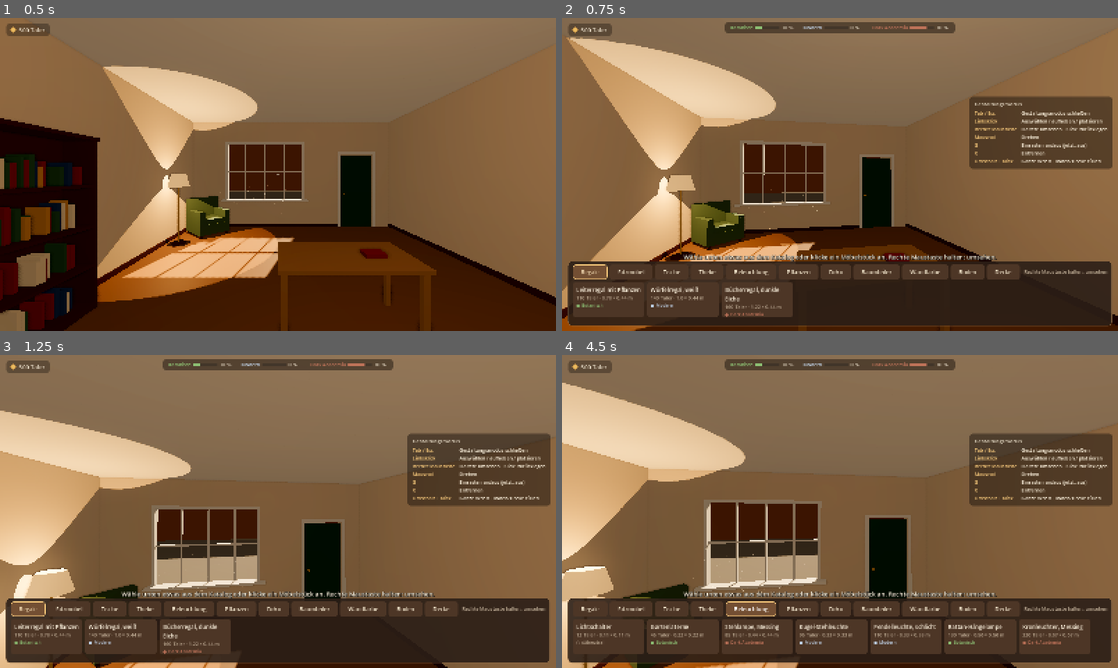
Above: before the commit, frames 1-4 (two rows, left to right).
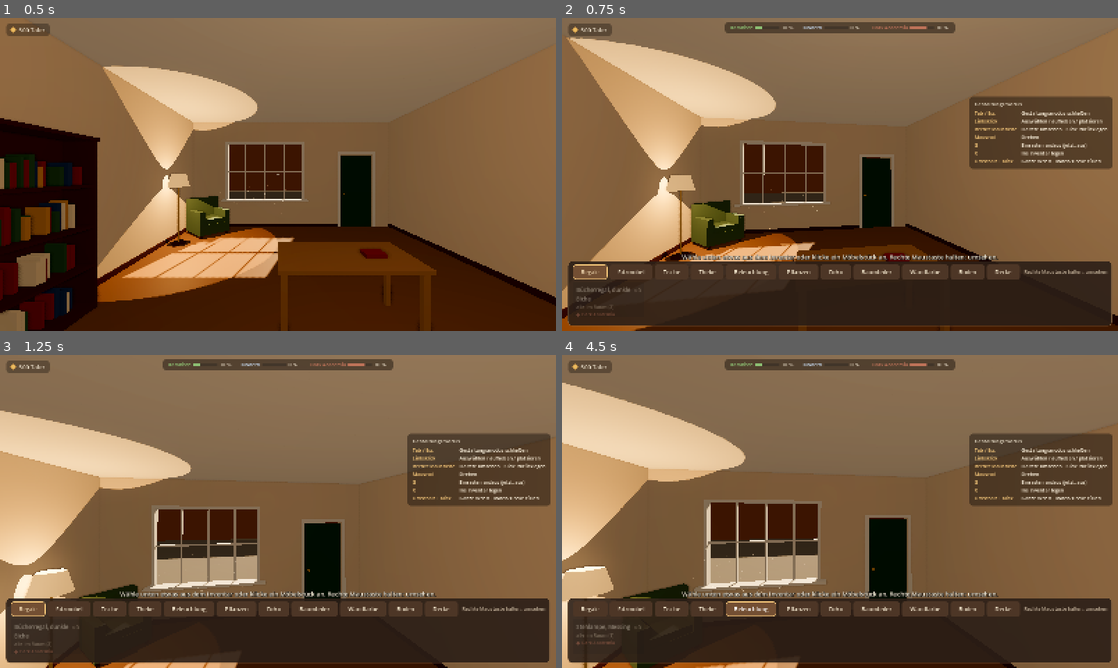
Above: after the commit, the same moments.

Repository: muschel99/Buecherei-Game
Game: Godot game, scene res://scenes/main.tscn
The game is run twice, just before and just after one commit, with the same random seed, the same clock (stepped at 60 frames per second) and the same inputs.
Inputs (mouse positions are in pixels of both pictures, inside the frame that each line leads up to):
- Up to frame 1 (0.5 s): no input
- Up to frame 2 (0.75 s): tap Enter at 0.5 s; move the mouse to (867, 174) at 0.52 s; hold W (move_forward) from 0.53 s (still down); hold Tab (toggle_build_mode) from 0.53 s (still down)
- Up to frame 3 (1.25 s): keep holding W (move_forward); keep holding Tab (toggle_build_mode); tap Space (jump) at 0.77 s
- Up to frame 4 (4.5 s): release W (move_forward) at 1.25 s; release Tab (toggle_build_mode) at 1.25 s; click "Regale" at 1.25 s; click "Sitzmöbel" at 2 s; click "Tische" at 2.75 s; click "Theke" at 3.5 s; click "Beleuchtung" at 4.25 s

Frame 1 is identical in both runs. In frame 2, 3.0% of the frame differs, in the area x 2-91%, y 42-96%; in frame 3, 3.3%; in frame 4, 9.3%, in the area x 2-95%, y 42-96%.

Commit message:
Inventar, Shop und Lieferung, Teil 2: Gestaltungsmodus wird zum Inventar
- Neues Autoload Inventory: Möbel mit Anzahl, Wandfarben/Böden/Decken unbegrenzt
- Unten erscheint nur, was mir gehört, mit Anzahl (×2); alle im Raum = ×0, ausgegraut
- Platzieren nimmt eins heraus, Aufheben und X legen es zurück (samt allem, was darauf steht)
- Möbel im Raum gehören zum Start mir; schlichte Startfarben und ein Boden
  (Häkchen owned_at_start im Datenblatt)
- Neues Datenfeld is_essential (fest zur Bücherei, z. B. für das Tablet)
- Inventar wird gespeichert; ältere Spielstände behalten ihre Farben

Co-Authored-By: Claude Opus 5.5 <noreply@anthropic.com>
Claude-Session: https://claude.ai/code/session_01Keur6F3CMQBeom8RpdfucG

Diff:
--- a/data/surfaces/ceiling_lime_white.tres
+++ b/data/surfaces/ceiling_lime_white.tres
@@ -11,3 +11,4 @@
 price = 30
 material = ExtResource("1_a7jr7")
 preview_color = Color(0.95, 0.94, 0.91, 1)
+owned_at_start = true
--- a/data/surfaces/ceiling_warm_white.tres
+++ b/data/surfaces/ceiling_warm_white.tres
@@ -10,3 +10,4 @@
 kind = 2
 material = ExtResource("1_jd8oc")
 preview_color = Color(0.9, 0.86, 0.78, 1)
+owned_at_start = true
--- a/data/surfaces/floor_oak_planks.tres
+++ b/data/surfaces/floor_oak_planks.tres
@@ -10,3 +10,4 @@
 kind = 1
 material = ExtResource("1_j6db7")
 preview_color = Color(0.46, 0.32, 0.21, 1)
+owned_at_start = true
--- a/data/surfaces/wall_fog_grey.tres
+++ b/data/surfaces/wall_fog_grey.tres
@@ -10,3 +10,4 @@
 price = 50
 material = ExtResource("1_cta5j")
 preview_color = Color(0.66, 0.67, 0.67, 1)
+owned_at_start = true
--- a/data/surfaces/wall_lime_white.tres
+++ b/data/surfaces/wall_lime_white.tres
@@ -10,3 +10,4 @@
 price = 50
 material = ExtResource("1_ifjfl")
 preview_color = Color(0.93, 0.92, 0.89, 1)
+owned_at_start = true
--- a/data/surfaces/wall_warm_plaster.tres
+++ b/data/surfaces/wall_warm_plaster.tres
@@ -9,3 +9,4 @@
 display_name = "Warmer Putz"
 material = ExtResource("1_sswhe")
 preview_color = Color(0.86, 0.77, 0.64, 1)
+owned_at_start = true
--- a/project.godot
+++ b/project.godot
@@ -24,6 +24,7 @@
 MenuStack="*res://scripts/autoload/menu_stack.gd"
 Settings="*res://scripts/autoload/settings.gd"
 Wallet="*res://scripts/autoload/wallet.gd"
+Inventory="*res://scripts/autoload/inventory.gd"
 
 [display]
 
--- a/scenes/ui/pause_menu.tscn
+++ b/scenes/ui/pause_menu.tscn
@@ -128,7 +128,7 @@
 text = "X"
 
 [node name="ActionRemove" type="Label" parent="ControlsPanel/VBox/KeyGrid"]
-text = "Im Gestaltungsmodus: Objekt entfernen"
+text = "Im Gestaltungsmodus: Objekt ins Inventar legen"
 
 [node name="KeyFps" type="Label" parent="ControlsPanel/VBox/KeyGrid"]
 theme_override_colors/font_color = Color(0.96, 0.78, 0.48, 1)
--- a/scripts/autoload/catalog.gd
+++ b/scripts/autoload/catalog.gd
@@ -1,5 +1,6 @@
 extends Node
-## Katalog aller Möbel, Wandfarben und Böden.
+## Katalog aller Möbel, Wandfarben und Böden (alles, was es im Spiel gibt).
+## Was man davon besitzt, steht im Inventar (Inventory), was man kaufen kann, im Shop.
 ##
 ## Dieses Autoload liest beim Spielstart alle Datenblätter aus den Ordnern
 ## data/furniture/ und data/surfaces/ ein. Im Code: Catalog.get_furniture("armchair_velvet").
@@ -28,6 +29,22 @@
 
 func get_surface(id: String) -> SurfaceData:
 	return _surfaces.get(id)
+
+
+## Alle Möbel-Datenblätter (auch gesperrte), sortiert nach Preis und Name.
+func get_all_furniture() -> Array[FurnitureData]:
+	var result: Array[FurnitureData] = []
+	result.assign(_furniture.values())
+	result.sort_custom(_sort_by_price_then_name)
+	return result
+
+
+## Alle Oberflächen-Datenblätter (auch gesperrte), sortiert nach Preis und Name.
+func get_all_surfaces() -> Array[SurfaceData]:
+	var result: Array[SurfaceData] = []
+	result.assign(_surfaces.values())
+	result.sort_custom(_sort_by_price_then_name)
+	return result
 
 
 ## Alle freigeschalteten Möbel einer Kategorie, sortiert nach Preis und Name.
--- /dev/null
+++ b/scripts/autoload/inventory.gd
@@ -0,0 +1,114 @@
+extends Node
+## Das Inventar: alles, was mir gehört und gerade nicht im Raum steht.
+##
+## - Möbel und Deko werden gezählt (z. B. "Bücherregal ×2"). Platzieren nimmt eins heraus,
+##   Aufheben oder Wegräumen (X) legt es wieder hinein.
+## - Wandfarben, Böden und Decken werden einmal gekauft und sind danach unbegrenzt da.
+##   Ein paar schlichte gibt es von Anfang an (Häkchen "Owned At Start" im Datenblatt).
+## Was im Raum steht, gehört mir natürlich auch – das zählt der Raum selbst (Room).
+## Im Code: Inventory.get_count("armchair_velvet"), Inventory.add_furniture(...).
+## Das Inventar wird mit dem Spielstand gespeichert (Gruppe "persist", siehe SaveManager).
+
+## Wird gesendet, wenn sich etwas im Inventar ändert.
+signal changed
+
+## Name im Spielstand.
+var save_key: String = "inventory"
+
+var _furniture: Dictionary = {}  # id -> Anzahl (nur Einträge mit Anzahl > 0)
+var _surfaces: Array[String] = []  # ids der Oberflächen, die mir gehören
+
+
+func _ready() -> void:
+	add_to_group(SaveManager.PERSIST_GROUP)
+	for surface in Catalog.get_all_surfaces():
+		if surface.owned_at_start:
+			_surfaces.append(surface.get_id())
+
+
+# --- Möbel und Deko ---
+
+## Wie viele davon liegen im Inventar (nicht aufgestellt)?
+func get_count(id: String) -> int:
+	return int(_furniture.get(id, 0))
+
+
+## Legt Möbel ins Inventar.
+func add_furniture(id: String, amount: int = 1) -> void:
+	if amount <= 0 or Catalog.get_furniture(id) == null:
+		return
+	_furniture[id] = get_count(id) + amount
+	_changed()
+
+
+## Nimmt Möbel aus dem Inventar (zum Aufstellen oder Verkaufen).
+## Liefert false (und ändert nichts), wenn nicht genug da ist.
+func take_furniture(id: String, amount: int = 1) -> bool:
+	if amount <= 0 or get_count(id) < amount:
+		return false
+	_furniture[id] = get_count(id) - amount
+	if _furniture[id] == 0:
+		_furniture.erase(id)
+	_changed()
+	return true
+
+
+## Alle Möbel, von denen mindestens eins im Inventar liegt (sortiert wie im Katalog).
+func get_stored_furniture() -> Array[FurnitureData]:
+	var result: Array[FurnitureData] = []
+	for data in Catalog.get_all_furniture():
+		if get_count(data.get_id()) > 0:
+			result.append(data)
+	return result
+
+
+# --- Wandfarben, Böden, Decken ---
+
+func owns_surface(id: String) -> bool:
+	return _surfaces.has(id)
+
+
+## Eine Oberfläche gehört ab jetzt mir (z. B. nach dem Auspacken einer Lieferung).
+func add_surface(id: String) -> void:
+	if owns_surface(id) or Catalog.get_surface(id) == null:
+		return
+	_surfaces.append(id)
+	_changed()
+
+
+## Alle Oberflächen einer Art, die mir gehören (sortiert wie im Katalog).
+func get_owned_surfaces(kind: SurfaceData.Kind) -> Array[SurfaceData]:
+	var result: Array[SurfaceData] = []
+	for surface in Catalog.get_surfaces_of_kind(kind):
+		if owns_surface(surface.get_id()):
+			result.append(surface)
+	return result
+
+
+func _changed() -> void:
+	changed.emit()
+	SaveManager.request_save()
+
+
+# --- Speichern und Laden ---
+
+func get_save_data() -> Dictionary:
+	return {"furniture": _furniture.duplicate(), "surfaces": _surfaces.duplicate()}
+
+
+func load_save_data(data: Dictionary) -> void:
+	_furniture.clear()
+	var furniture = data.get("furniture")
+	if furniture is Dictionary:
+		for id in furniture:
+			var amount := int(furniture[id])
+			if amount > 0 and Catalog.get_furniture(str(id)):
+				_furniture[str(id)] = amount
+	# Oberflächen kommen dazu (die Startfarben und alles, was schon im Raum zu sehen ist,
+	# bleiben erhalten – auch wenn der Spielstand älter ist als dieses Inventar)
+	var surfaces = data.get("surfaces")
+	if surfaces is Array:
+		for id in surfaces:
+			if not owns_surface(str(id)) and Catalog.get_surface(str(id)):
+				_surfaces.append(str(id))
+	changed.emit()
--- a/scripts/building/build_mode.gd
+++ b/scripts/building/build_mode.gd
@@ -1,11 +1,14 @@
 class_name BuildMode
 extends Node
-## Der Gestaltungsmodus: Möbel platzieren, verschieben, drehen, entfernen,
+## Der Gestaltungsmodus: Möbel platzieren, verschieben, drehen, wegräumen,
 ## Wände streichen und Böden tauschen – alles in der Ego-Perspektive.
+##
+## Unten erscheint das Inventar (Inventory): nur Dinge, die mir gehören. Platzieren nimmt
+## eins aus dem Inventar, Aufheben und Wegräumen (X) legen es wieder hinein.
 ##
 ## Öffnen und schließen mit Tab, schließen auch mit Esc.
 ## Zwei Zustände:
-## - Katalog-Zustand: Mauszeiger sichtbar. Im Katalog wählen, ein platziertes
+## - Katalog-Zustand: Mauszeiger sichtbar. Im Inventar wählen, ein platziertes
 ##   Möbelstück anklicken (= aufheben). Rechte Maustaste halten = umsehen.
 ## - Platzier-Zustand: Mauszeiger weg, die Vorschau folgt dem Blick.
 ##   Linksklick platziert, Rechtsklick legt zurück – danach wieder Katalog-Zustand.
@@ -73,6 +76,18 @@
 	_preview.visible = false
 	_room.add_child(_preview)
 	_create_grid()
+
+
+## Der Raum, der gerade gestaltet wird.
+func get_room() -> Room:
+	return _room
+
+
+## Das gerade gewählte Inventar-Element (Möbel-Datenblatt, Oberfläche oder null).
+func get_selected() -> Resource:
+	if _selected_data:
+		return _selected_data
+	return _selected_surface
 
 
 ## Ist gerade der Katalog-Zustand aktiv (nichts in der Hand)?
@@ -134,7 +149,7 @@
 		if _player.is_seated():
 			_player.stand_up()  # Zum Gestalten erst aufstehen
 		MenuStack.open(self)
-		_set_status("Wähle unten etwas aus dem Katalog oder klicke ein Möbelstück an, um es zu verschieben.")
+		_set_status("Wähle unten etwas aus dem Inventar oder klicke ein Möbelstück an, um es zu verschieben.")
 	else:
 		MenuStack.close(self)
 		_cancel_tool()
@@ -170,6 +185,9 @@
 ## Wird von der Katalog-Oberfläche aufgerufen.
 func select_furniture(data: FurnitureData) -> void:
 	_cancel_tool()
+	if Inventory.get_count(data.get_id()) <= 0:
+		_flash_status("%s: Im Inventar ist gerade keins mehr – alle stehen schon im Raum." % data.display_name)
+		return
 	_selected_data = data
 	_tool = Tool.PLACE_NEW
 	_rotation_offset = 0.0  # Vorderseite zeigt zu mir
@@ -202,13 +220,14 @@
 			if _hovered:
 				_pick_up(_hovered)
 		Tool.PLACE_NEW:
-			if _placement_ok:
+			if _placement_ok and Inventory.take_furniture(_selected_data.get_id()):
 				_room.add_furniture(_selected_data, _placement_transform, _placement_support)
 				var verb := "aufgehängt" if _selected_data.is_hanging() else "aufgestellt"
 				_flash_status("%s %s." % [_selected_data.display_name, verb])
 				_clear_tool()
 		Tool.MOVE:
 			if _placement_ok:
+				Inventory.take_furniture(_moving_item.data.get_id())  # aus der Hand wieder in den Raum
 				_room.move_furniture(_moving_item, _placement_transform, _placement_support)
 				_flash_status("%s umgestellt." % _moving_item.data.display_name)
 				_finish_move()
@@ -242,8 +261,10 @@
 
 
 ## Hebt ein platziertes Möbelstück auf, um es neu zu platzieren.
+## In der Hand zählt es zum Inventar (die Anzahl steigt um eins).
 func _pick_up(item: PlacedFurniture) -> void:
 	_set_hovered(null)
+	Inventory.add_furniture(item.data.get_id())
 	_moving_item = item
 	_moving_extras = _room.get_dependents(item)
 	var extras: Array[Dictionary] = []
@@ -275,7 +296,10 @@
 ## Rechtsklick/Esc: Auswahl aufheben bzw. aufgehobenes Möbelstück an den alten Platz zurück.
 func _cancel_tool() -> void:
 	if _tool == Tool.MOVE:
-		_finish_move()  # Transform wurde nicht geändert = alter Platz
+		# Zurück an den alten Platz (die Position wurde nicht geändert) – also wieder aus
+		# dem Inventar heraus
+		Inventory.take_furniture(_moving_item.data.get_id())
+		_finish_move()
 	elif _tool != Tool.NONE:
 		_clear_tool()
 
@@ -296,26 +320,40 @@
 	catalog_state_changed.emit(is_in_catalog_state())
 
 
-## Taste X: Was ich in der Hand halte bzw. worauf der Mauszeiger zeigt, entfernen.
+## Taste X: Was ich in der Hand halte bzw. worauf der Mauszeiger zeigt, wegräumen.
+## Es kommt ins Inventar – samt allem, was darauf steht.
 func _delete_target() -> void:
 	if _tool == Tool.PLACE_NEW:
-		# Neu ausgewählt und noch nicht aufgestellt: einfach zurück in den Katalog
+		# Neu ausgewählt und noch nicht aufgestellt: einfach zurück ins Inventar
 		var item_name := _selected_data.display_name
 		_clear_tool()
-		_flash_status("%s zurück in den Katalog gelegt." % item_name)
+		_flash_status("%s zurück ins Inventar gelegt." % item_name)
 	elif _tool == Tool.MOVE:
+		# Das Möbelstück selbst zählt schon zum Inventar (seit dem Aufheben)
 		var item := _moving_item
-		var item_name := item.data.display_name
 		_moving_item = null
 		_moving_extras.clear()
-		_room.remove_furniture(item)
+		_store_in_inventory(item, false)
 		_clear_tool()
-		_flash_status("%s entfernt." % item_name)
 	elif _tool == Tool.NONE and _hovered:
 		var item := _hovered
 		_set_hovered(null)
-		_flash_status("%s entfernt." % item.data.display_name)
-		_room.remove_furniture(item)
+		_store_in_inventory(item, true)
+
+
+## Räumt ein Möbelstück und alles, was darauf steht, ins Inventar.
+func _store_in_inventory(item: PlacedFurniture, include_item: bool) -> void:
+	var dependents := _room.get_dependents(item)
+	if include_item:
+		Inventory.add_furniture(item.data.get_id())
+	for dependent in dependents:
+		Inventory.add_furniture(dependent.data.get_id())
+	var text := "%s ins Inventar gelegt." % item.data.display_name
+	if not dependents.is_empty():
+		var parts := "1 Teil" if dependents.size() == 1 else "%d Teile" % dependents.size()
+		text = "%s und %s darauf ins Inventar gelegt." % [item.data.display_name, parts]
+	_room.remove_furniture(item)
+	_flash_status(text)
 
 
 func _rotate(direction: float) -> void:
@@ -349,9 +387,9 @@
 			item = FurnitureUtils.find_placed_furniture(hit.collider)
 	_set_hovered(item)
 	if item:
-		_set_status("%s – Linksklick: aufheben · X: entfernen" % item.data.display_name)
+		_set_status("%s – Linksklick: aufheben · X: ins Inventar" % item.data.display_name)
 	elif not _is_looking:
-		_set_status("Wähle unten etwas aus dem Katalog oder klicke ein Möbelstück an. Rechte Maustaste halten: umsehen.")
+		_set_status("Wähle unten etwas aus dem Inventar oder klicke ein Möbelstück an. Rechte Maustaste halten: umsehen.")
 
 
 func _set_hovered(item: PlacedFurniture) -> void:
@@ -495,10 +533,13 @@
 	_preview.set_valid(_placement_ok)
 	_update_grid_visibility()
 
-	var price_text := "%d %s" % [data.price, GameConfig.currency_name]
 	if _placement_ok:
 		var rotate_hint := "" if data.is_wall_mounted() else " · Mausrad: drehen"
-		_set_status("%s (%s) – Linksklick: platzieren%s · Rechtsklick: zurücklegen" % [data.display_name, price_text, rotate_hint])
+		var name_text := data.display_name
+		if _tool == Tool.PLACE_NEW:
+			name_text += " (×%d im Inventar)" % Inventory.get_count(data.get_id())
+		var back_hint := "zurück an den alten Platz · X: ins Inventar" if _tool == Tool.MOVE else "zurücklegen"
+		_set_status("%s – Linksklick: platzieren%s · Rechtsklick: %s" % [name_text, rotate_hint, back_hint])
 	else:
 		_set_status("%s – %s" % [data.display_name, problem], true)
 
--- a/scripts/data/furniture_data.gd
+++ b/scripts/data/furniture_data.gd
@@ -3,7 +3,7 @@
 ## Datenblatt für ein Möbelstück oder Deko-Objekt.
 ##
 ## Jede Datei in data/furniture/ (Endung .tres) ist ein solches Datenblatt.
-## Der Katalog im Gestaltungsmodus liest diesen Ordner automatisch ein:
+## Der Katalog liest diesen Ordner automatisch ein (Shop und Inventar bauen darauf auf):
 ## Neue Möbel brauchen also keinen neuen Code, nur ein neues Datenblatt.
 ## Anleitung: docs/ASSET_GUIDE.md, Abschnitt "Ein neues Möbelstück anlegen".
 
@@ -30,7 +30,8 @@
 ## Kurze Beschreibung (erscheint im Katalog, wenn die Maus darüber steht).
 @export_multiline var description: String = ""
 @export var category: Category = Category.DECO
-## Preis in Talern (wird ab Etappe 5 abgezogen).
+## Preis in Talern im Shop. Beim Verkaufen gibt es einen Teil davon zurück
+## (GameConfig.sell_price_share).
 @export var price: int = 0
 ## Stil-Merkmale: eines oder mehrere Häkchen setzen. Ohne Häkchen ist das Objekt
 ## stilneutral und zählt nicht zur Stilberechnung (z. B. Lichtschalter, Kasse).
@@ -40,8 +41,11 @@
 ## Grundfläche in Rasterfeldern (Breite x Tiefe). Ein Feld ist
 ## GameConfig.grid_cell_size groß (Standard 1/9 m ≈ 11,1 cm), 9 Felder = 1 Meter.
 @export var footprint: Vector2i = Vector2i(2, 2)
-## Erscheint das Möbelstück schon im Katalog?
+## Erscheint das Möbelstück schon im Shop?
 @export var is_unlocked: bool = true
+## Gehört fest zur Bücherei (z. B. das Tablet mit dem Shop): Es steht nicht im Shop und
+## lässt sich nicht verkaufen – nur verschieben oder ins Inventar legen.
+@export var is_essential: bool = false
 
 @export_group("Platzierung")
 ## Wo darf es hin? Ein oder mehrere Häkchen:
--- a/scripts/data/surface_data.gd
+++ b/scripts/data/surface_data.gd
@@ -19,7 +19,7 @@
 @export var display_name: String = "Neue Oberfläche"
 ## Wand, Boden oder Decke?
 @export var kind: Kind = Kind.WALL
-## Preis in Talern für den ganzen Raum (wird ab Etappe 5 abgezogen).
+## Preis in Talern. Einmal im Shop gekauft, kann man sie unbegrenzt verwenden.
 @export var price: int = 0
 ## Stil-Merkmale (freiwillig). Keine Häkchen = stilneutral.
 @export_flags("Botanisch:1", "Modern:2", "Dark Academia:4") var styles: int = 0
@@ -27,8 +27,11 @@
 @export var material: Material
 ## Farbe des Farbfelds im Katalog.
 @export var preview_color: Color = Color(0.8, 0.75, 0.65)
-## Erscheint die Oberfläche schon im Katalog?
+## Erscheint die Oberfläche schon im Shop?
 @export var is_unlocked: bool = true
+## Von Anfang an vorhanden (muss nicht gekauft werden)? Für ein paar schlichte Farben und
+## den Startboden.
+@export var owned_at_start: bool = false
 
 
 func get_id() -> String:
--- a/scripts/rooms/room.gd
+++ b/scripts/rooms/room.gd
@@ -3,6 +3,7 @@
 ## Ein Raum des Hauses: verwaltet seine Möbel, Wandfarbe und Boden.
 ##
 ## Der Gestaltungsmodus fügt hier Möbel hinzu, verschiebt und entfernt sie.
+## (Ob etwas im Inventar ist, regelt der Gestaltungsmodus mit Inventory.)
 ## Der Raum merkt sich alles im Spielstand (Gruppe "persist", siehe SaveManager).
 
 ## Wird gesendet, wenn sich Möbel, Wandfarbe oder Boden ändern.
@@ -82,6 +83,15 @@
 	return result
 
 
+## Wie viele Möbel mit dieser id stehen gerade im Raum?
+func count_placed(id: String) -> int:
+	var count := 0
+	for item in get_placed_furniture():
+		if item.data and item.data.get_id() == id:
+			count += 1
+	return count
+
+
 ## Stellt ein neues Möbelstück in den Raum (Transform = Position und Drehung in der Welt).
 func add_furniture(data: FurnitureData, world_transform: Transform3D, support: PlacedFurniture) -> PlacedFurniture:
 	var item := PlacedFurniture.new()
@@ -302,6 +312,9 @@
 	_load_walls(save_data)
 	_load_grid(save_data.get("floor"), _grids[SurfaceData.Kind.FLOOR], default_floor_id)
 	_load_grid(save_data.get("ceiling"), _grids[SurfaceData.Kind.CEILING], default_ceiling_id)
+	# Was im Raum zu sehen ist, gehört mir (wichtig für Spielstände von vor dem Inventar)
+	for id in _get_used_surface_ids():
+		Inventory.add_surface(id)
 	layout_changed.emit()
 
 
--- a/scripts/ui/build_ui.gd
+++ b/scripts/ui/build_ui.gd
@@ -1,9 +1,10 @@
 extends CanvasLayer
-## Oberfläche des Gestaltungsmodus: Katalog unten, Tastenhilfe am Rand, Statuszeile.
+## Oberfläche des Gestaltungsmodus: Inventar unten, Tastenhilfe am Rand, Statuszeile.
 ##
-## Die Karten im Katalog werden automatisch aus dem Katalog (data/furniture/ und
-## data/surfaces/) erzeugt. Ein Klick auf eine Karte meldet die Auswahl an den
-## Gestaltungsmodus (BuildMode).
+## Die Karten zeigen nur, was mir gehört (Inventory): Möbel mit Anzahl (×2), Wandfarben,
+## Böden und Decken ohne Anzahl (unbegrenzt). Stehen alle Exemplare im Raum, ist die Karte
+## ausgegraut (×0). Ein Klick auf eine Karte meldet die Auswahl an den Gestaltungsmodus
+## (BuildMode). Neues gibt es im Shop.
 
 const KEY_COLOR := Color(0.96, 0.78, 0.48)
 const MUTED_COLOR := Color(0.85, 0.78, 0.68, 0.8)
@@ -29,6 +30,8 @@
 var _cards := {}  # Datenblatt -> Karte (Button)
 var _grid_help_label: Label
 var _selected_style: StyleBoxFlat
+var _current_tab: int = 0
+var _refresh_queued := false
 
 
 func _ready() -> void:
@@ -48,6 +51,9 @@
 	_build_mode.grid_changed.connect(_on_grid_changed)
 	_build_mode.selection_changed.connect(_on_selection_changed)
 	_on_grid_changed(_build_mode.grid_enabled)
+	# Anzahlen neu zeigen, wenn sich Inventar oder Einrichtung ändern
+	Inventory.changed.connect(_queue_refresh)
+	_build_mode.get_room().layout_changed.connect(_queue_refresh)
 
 
 func _process(_delta: float) -> void:
@@ -78,33 +84,61 @@
 
 
 func _show_tab(index: int) -> void:
+	var same_tab := index == _current_tab
+	var scroll := _item_scroll.scroll_horizontal
+	_current_tab = index
 	for i in _tab_buttons.size():
 		_tab_buttons[i].set_pressed_no_signal(i == index)
 	for child in _item_row.get_children():
 		_item_row.remove_child(child)
 		child.queue_free()
 	_cards.clear()
-	_item_scroll.scroll_horizontal = 0
 
 	var tab: Array = _tabs[index]
 	if tab[1] == "furniture":
-		for data in Catalog.get_furniture_in_category(tab[2]):
-			var subtitle := "%d %s · %s" % [data.price, GameConfig.currency_name, _size_text(data)]
-			var card := _create_card(data.display_name, subtitle, data.styles, data.description)
+		var room := _build_mode.get_room()
+		for data in Catalog.get_all_furniture():
+			if data.category != tab[2]:
+				continue
+			# Zu sehen ist, was im Inventar liegt oder im Raum steht (dann ×0, ausgegraut)
+			var count := Inventory.get_count(data.get_id())
+			var placed := room.count_placed(data.get_id())
+			if count <= 0 and placed <= 0:
+				continue
+			var subtitle := _size_text(data) if count > 0 else "alle im Raum (%d)" % placed
+			var card := _create_card(data.display_name, subtitle, data.styles, data.description, Color(0, 0, 0, 0), count)
+			card.disabled = count <= 0
+			card.modulate.a = 1.0 if count > 0 else 0.45
 			card.pressed.connect(_build_mode.select_furniture.bind(data))
 			_add_card(data, card)
 	else:
-		for surface in Catalog.get_surfaces_of_kind(tab[2]):
-			var subtitle := "%d %s" % [surface.price, GameConfig.currency_name]
-			var card := _create_card(surface.display_name, subtitle, surface.styles, "", surface.preview_color)
+		for surface in Inventory.get_owned_surfaces(tab[2]):
+			var card := _create_card(surface.display_name, "unbegrenzt", surface.styles, "", surface.preview_color)
 			card.pressed.connect(_build_mode.select_surface.bind(surface))
 			_add_card(surface, card)
 
 	if _cards.is_empty():
 		var empty := Label.new()
-		empty.text = "Hier gibt es noch nichts."
+		empty.text = "Davon ist gerade nichts im Inventar. Neues gibt es im Shop – am Tablet auf der Theke."
 		empty.add_theme_color_override("font_color", MUTED_COLOR)
 		_item_row.add_child(empty)
+	_on_selection_changed(_build_mode.get_selected())
+	# Beim Aktualisieren desselben Reiters bleibt die Liste, wo sie war
+	_item_scroll.set_deferred("scroll_horizontal", scroll if same_tab else 0)
+
+
+## Inventar oder Einrichtung haben sich geändert: Karten neu aufbauen (einmal pro Bild).
+func _queue_refresh() -> void:
+	if _refresh_queued:
+		return
+	_refresh_queued = true
+	_refresh.call_deferred()
+
+
+func _refresh() -> void:
+	_refresh_queued = false
+	_show_tab(_current_tab)
+
 
 
 func _add_card(data: Resource, card: Button) -> void:
@@ -112,8 +146,9 @@
 	_cards[data] = card
 
 
-## Eine Karte im Katalog: Name, Preis, Stile und optional ein Farbfeld.
-func _create_card(title: String, subtitle: String, styles: int, tooltip: String, swatch := Color(0, 0, 0, 0)) -> Button:
+## Eine Karte im Inventar: Name, Anzahl (count, -1 = ohne), Zusatzzeile, Stile und
+## optional ein Farbfeld.
+func _create_card(title: String, subtitle: String, styles: int, tooltip: String, swatch := Color(0, 0, 0, 0), count := -1) -> Button:
 	var card := Button.new()
 	card.custom_minimum_size = CARD_SIZE
 	card.toggle_mode = true
@@ -135,10 +170,19 @@
 		color_field.mouse_filter = Control.MOUSE_FILTER_IGNORE
 		box.add_child(color_field)
 
+	# Name und daneben die Anzahl (z. B. "×2")
+	var title_row := HBoxContainer.new()
+	title_row.mouse_filter = Control.MOUSE_FILTER_IGNORE
+	box.add_child(title_row)
 	var title_label := _small_label(title, 16, TEXT_COLOR)
 	title_label.autowrap_mode = TextServer.AUTOWRAP_WORD_SMART
 	title_label.max_lines_visible = 2 if swatch.a <= 0.0 else 1
-	box.add_child(title_label)
+	title_label.size_flags_horizontal = Control.SIZE_EXPAND_FILL
+	title_row.add_child(title_label)
+	if count >= 0:
+		var badge := _small_label("×%d" % count, 17, KEY_COLOR if count > 0 else MUTED_COLOR)
+		badge.size_flags_vertical = Control.SIZE_SHRINK_BEGIN
+		title_row.add_child(badge)
 	box.add_child(_small_label(subtitle, 14, MUTED_COLOR))
 
 	var style_row := HBoxContainer.new()
@@ -178,7 +222,7 @@
 		["Rechte Maustaste", "Halten: umsehen · Klick: zurücklegen"],
 		["Mausrad", "Drehen"],
 		["G", ""],  # Text kommt aus _on_grid_changed
-		["X", "Entfernen"],
+		["X", "Ins Inventar legen"],
 		["Umschalt + Klick", "Ganze Wand · Boden/Decke füllen"],
 	]
 	for entry in entries:
Not shown, added: scripts/autoload/inventory.gd.uid
